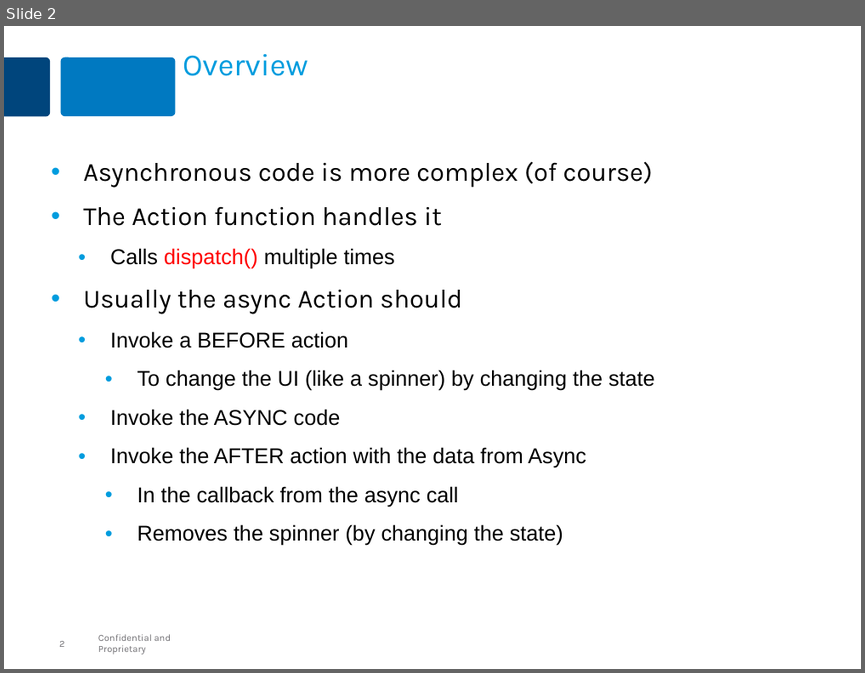
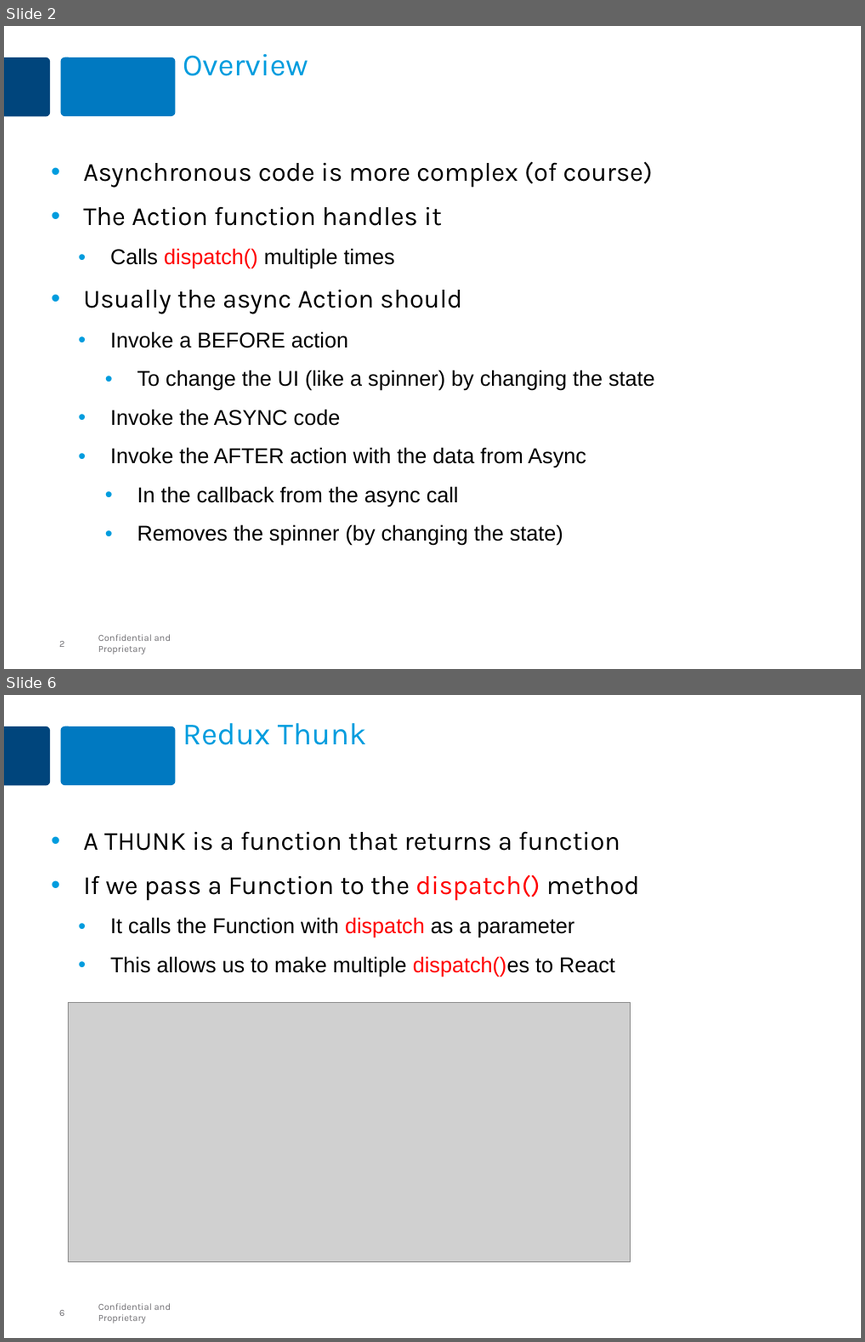
Before and after one commit to MaxMillington/react_practice, a slide deck: lesson-react-50-redux-async/react-redux-async.pptx. Shown one above the other, each under a label of ours: slide 2 before the commit, slides 2 and 6 after it; the slides between them are not shown. The pictures are 865x673 and 865x1342 pixels, drawn with LibreOffice and Linux fonts; fonts in the diff are those of the drawing; grey boxes stand for pictures. Boxes give left, top, right and bottom in pixels: in the first picture for what was removed or moved away, otherwise in the second. Text is boxed around its words. In the diff, an @@ line names an element or a change of style, - is before the commit and + after.

Commit message:
Added redux thunk to the course

```diff
--- a/lesson-react-50-redux-async/react-redux-async.pptx
+++ b/lesson-react-50-redux-async/react-redux-async.pptx
@@ slide 6 added at (x1=4, y1=695, x2=861, y2=1338), background #FFFFFF; not listed: 4 template elements that a slide beside it also shows @@
@@ title added at (x1=182, y1=723, x2=367, y2=745), 26 pt, text #009CDE @@
+Redux Thunk
@@ text added at (x1=83, y1=832, x2=640, y2=977), 18 pt, text #000000 @@
+• A THUNK is a function that returns a function
+• If we pass a Function to the dispatch() method
+  • It calls the Function with dispatch as a parameter
+  • This allows us to make multiple dispatch()es to React
@@ picture added at (x1=69, y1=1002, x2=630, y2=1261) @@
```
Also in this commit, not shown: 5 slides changed, 2 other slides added, 1 other file.
